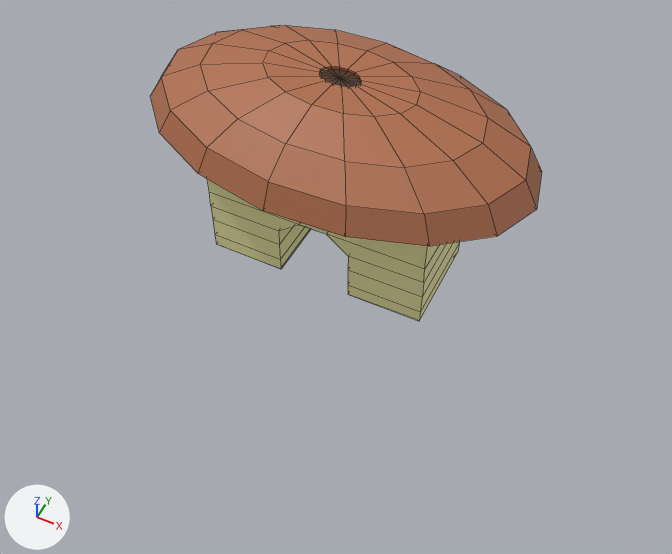
Two versions of the Blender file models/units/Palms/Palmita/Palmita.blend, one commit apart.
Rendered twice from a 50 mm lens placed at (0.584, -1.171, 1.392), pointed at (0.062, -0.128, 0.087). Arrows for +X, +Y and +Z are at lower left; the lights stay in place. The first picture is the older version. Mesh edges are drawn as thin lines.

Before the edit, the objects in view are built like this:
```python
me_cube = bpy.data.meshes.new('Cube')
me_cube.from_pydata(...)  # 193 vertices, 184 faces; spans x -0.379..0.384, y -0.239..0.239, z 0.0..0.435
# faces by material slot: [183, 1]
me_cube.materials.append(mat_basepalette)  # picture img_base_palette_png_001
me_cube.materials.append(mat_face)  # picture img_face_png
ob_palmita = bpy.data.objects.new('Palmita', me_cube)
ob_palmita.location = (0.0, 0.0, 0.0)
```
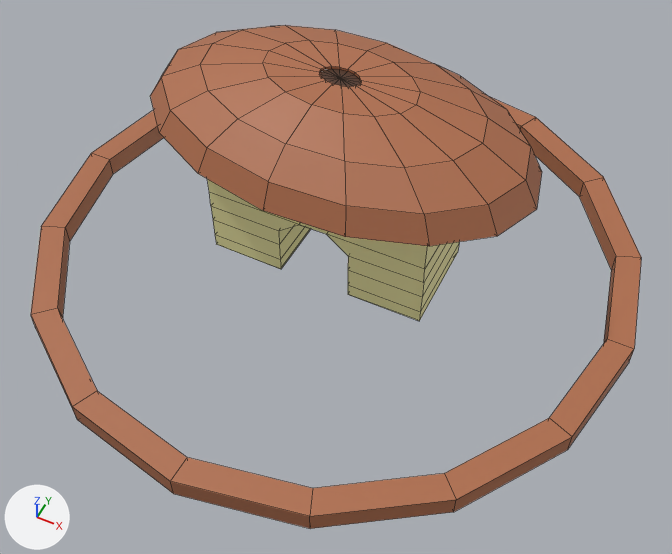
Diff of the bpy script that builds the scene:
```diff
--- a/models/units/Palms/Palmita/Palmita.blend.py
+++ b/models/units/Palms/Palmita/Palmita.blend.py
@@ me_plane @@
+me_plane.from_pydata(...)  # 64 vertices, 64 faces; spans x -0.607..0.607, y -0.607..0.607, z -0.006..0.036
+me_plane.materials.append(mat_basepalette)  # picture img_base_palette_png_001
@@ ob_plane @@
+ob_plane = bpy.data.objects.new('Plane', me_plane)
+ob_plane.location = (0.0, 0.0, 0.0)
```

Changed parts and their boxes [x1, y1, x2, y2] in the pictures (672 x 554 px):
'Plane', added (brown)
    after: [31, 97, 641, 529]
